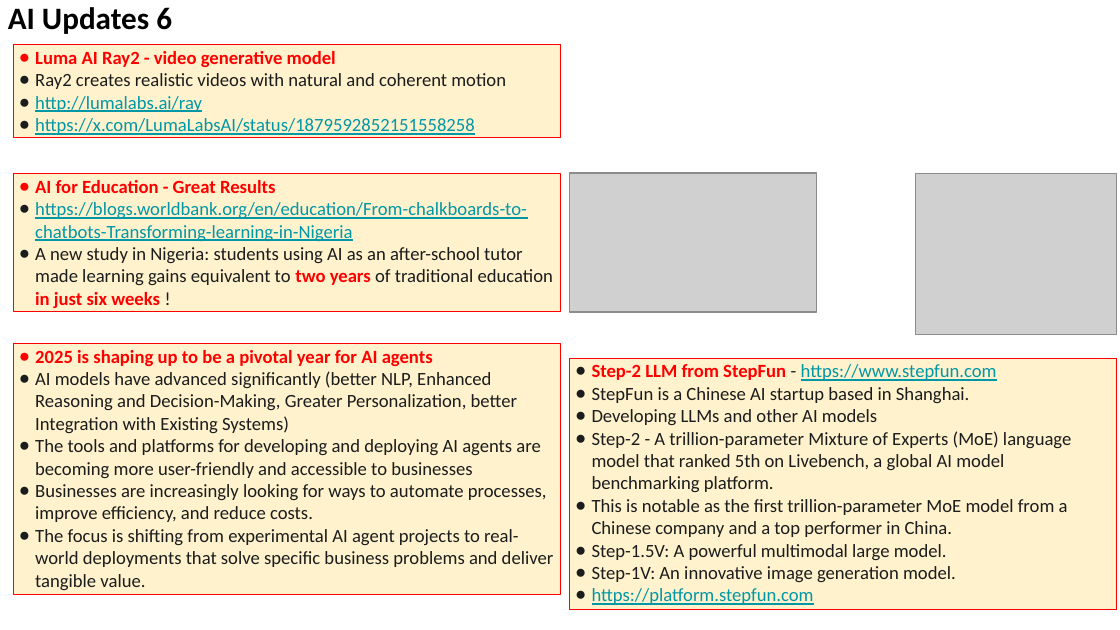
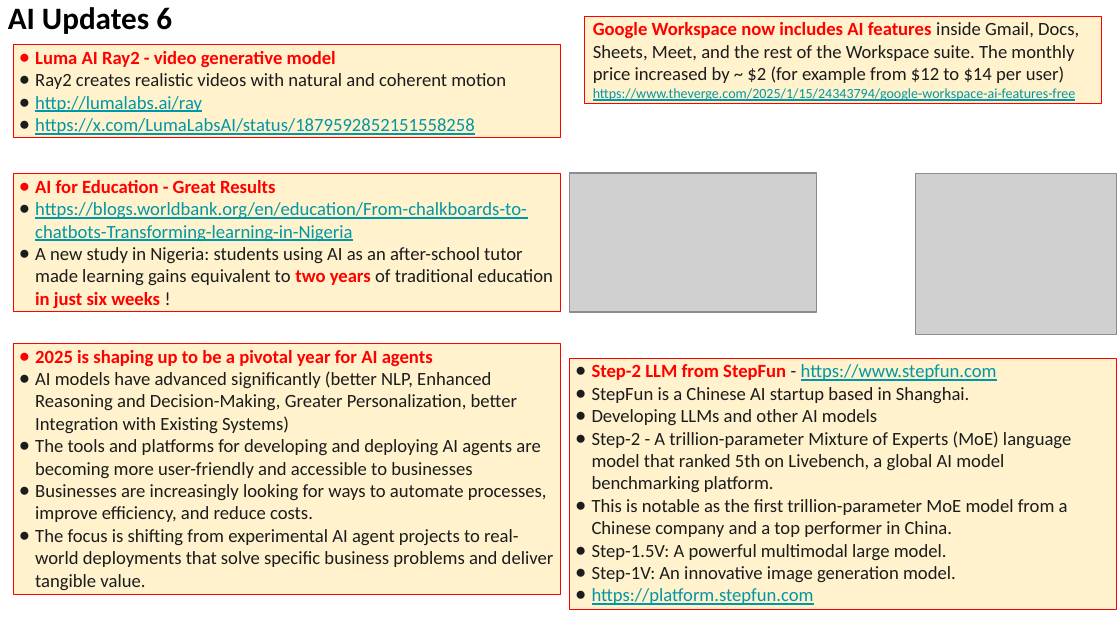
Before and after one commit to lselector/seminar, a slide deck: slide 8 of 2025/2025-01-17-AI-Updates.pptx. Drawn at 1120x630 pixels with LibreOffice and Linux fonts; fonts in the diff are those of the drawing; grey boxes stand for pictures. Boxes give left, top, right and bottom in pixels: in the first picture for what was removed or moved away, otherwise in the second. Text is boxed around its words. In the diff, an @@ line names an element or a change of style, - is before the commit and + after.

Commit message:
update

```diff
--- a/2025/2025-01-17-AI-Updates.pptx
+++ b/2025/2025-01-17-AI-Updates.pptx
@@ rectangle added at [585,17,1101,104], fill #FFF2CC, outline #FF0000 0.75 pt, 12 pt, text #1B1C1D @@
+Google Workspace now includes AI features inside Gmail, Docs, Sheets, Meet, and the rest of the Workspace suite. The monthly price increased by ~ $2 (for example from $12 to $14 per user)
+https://www.theverge.com/2025/1/15/24343794/google-workspace-ai-features-free
```
Also in this commit, not shown: 4 other slides changed.
